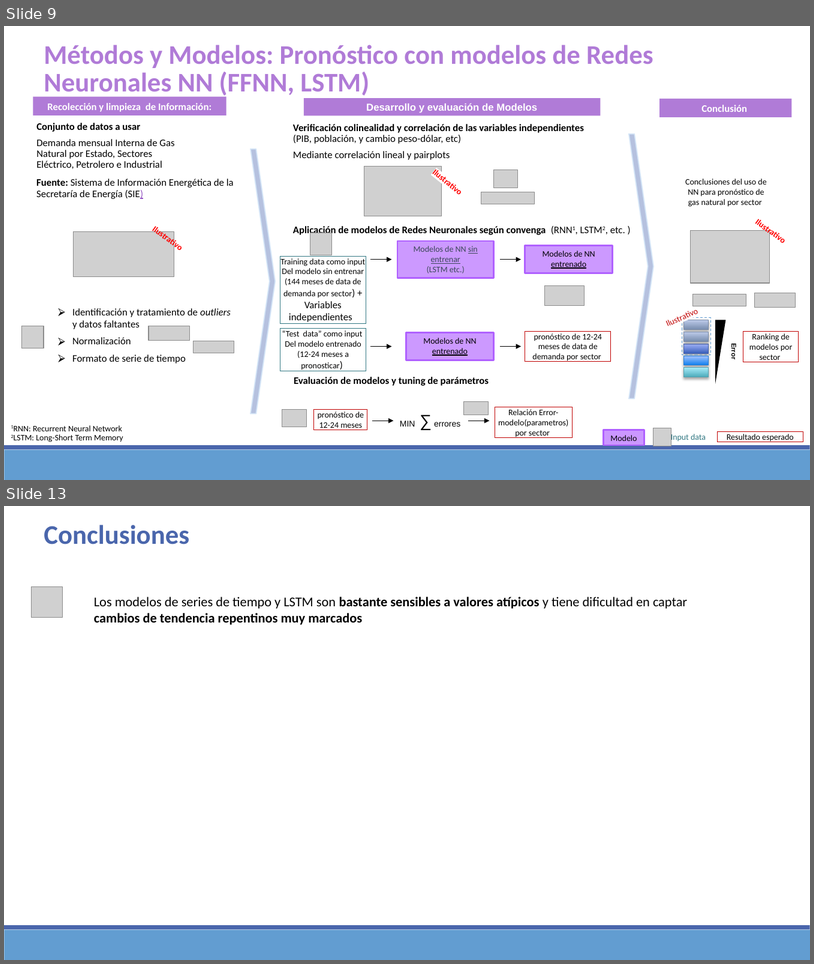
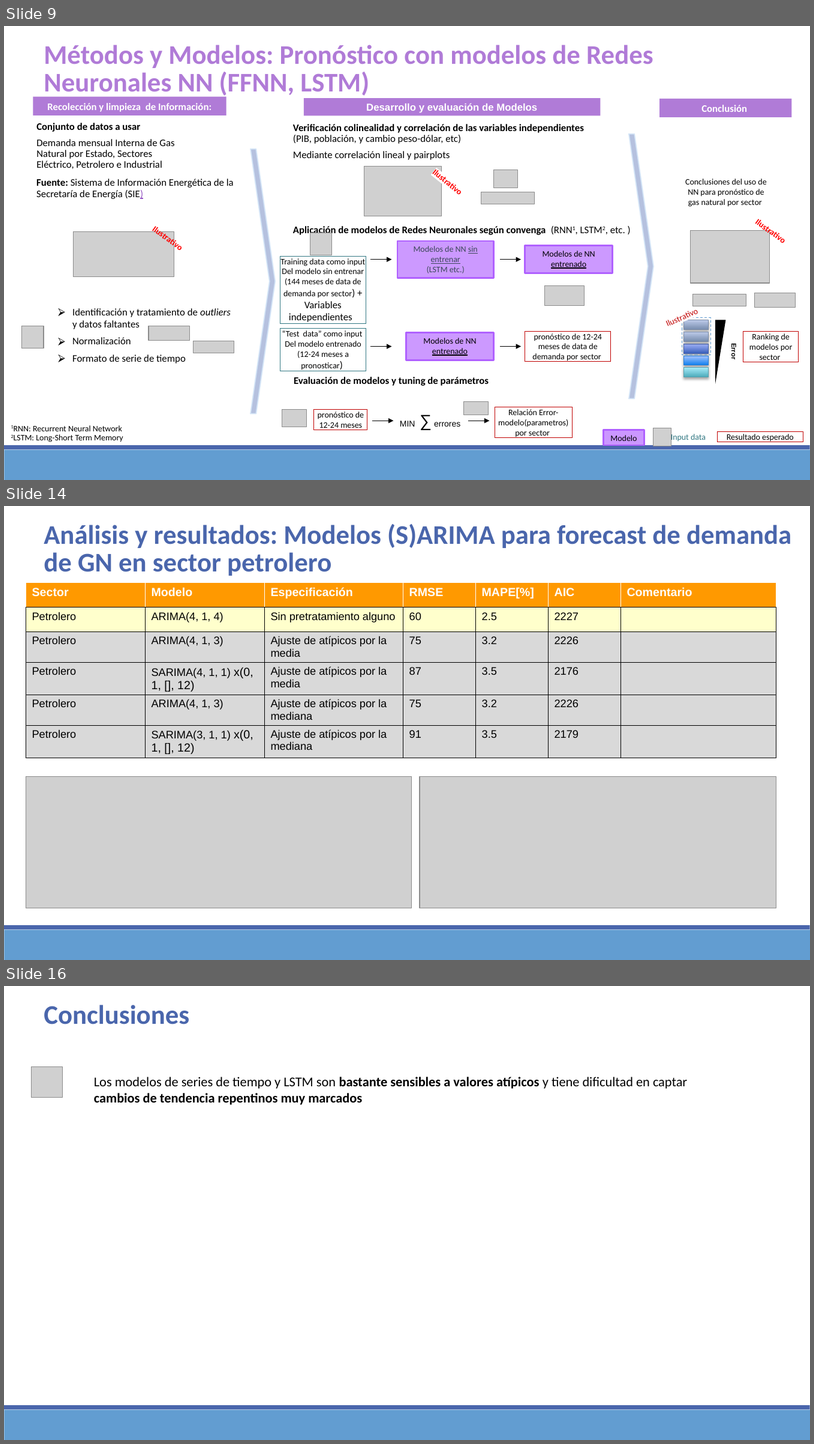
Before and after one commit to Sergio-Ibarra-1795/Diplomado_UNAM_DC_Full_gitHub, a slide deck: Diplomado_DS_Proyecto_Final/Proyecto_final_Diplomado_DS_UNAM_v2.pptx. Shown one above the other, each under a label of ours: slides 9 and 13 before the commit, slides 9, 14 and 16 after it; the slides between them are not shown. The pictures are 814x964 and 814x1444 pixels, drawn with LibreOffice and Linux fonts; fonts in the diff are those of the drawing; grey boxes stand for pictures. Boxes give left, top, right and bottom in pixels: in the first picture for what was removed or moved away, otherwise in the second. Text is boxed around its words. In the diff, an @@ line names an element or a change of style, - is before the commit and + after.

```diff
--- a/Diplomado_DS_Proyecto_Final/Proyecto_final_Diplomado_DS_UNAM_v2.pptx
+++ b/Diplomado_DS_Proyecto_Final/Proyecto_final_Diplomado_DS_UNAM_v2.pptx
@@ slide 14 added at [4, 506, 810, 960], background #FFFFFF; not listed: 2 template elements that a slide beside it also shows @@
@@ text added at [44, 524, 792, 576], 32 pt, text #4A66AC, bold @@
+  Análisis y resultados: Modelos (S)ARIMA para forecast de demanda de GN en sector petrolero
@@ table added at [26, 583, 776, 765], 6 rows, 7 columns @@
+Sector | Modelo | Especificación | RMSE | MAPE[%] | AIC | Comentario
+Petrolero | ARIMA(4, 1, 4) | Sin pretratamiento alguno | 60 | 2.5 | 2227 | 
+Petrolero | ARIMA(4, 1, 3) | Ajuste de atípicos por la media | 75 | 3.2 | 2226 | 
+Petrolero | SARIMA(4, 1, 1) x(0, 1, [], 12) | Ajuste de atípicos por la media | 87 | 3.5 | 2176 | 
+Petrolero | ARIMA(4, 1, 3) | Ajuste de atípicos por la mediana | 75 | 3.2 | 2226 | 
+Petrolero | SARIMA(3, 1, 1) x(0, 1, [], 12) | Ajuste de atípicos por la mediana | 91 | 3.5 | 2179 | 
@@ picture added at [26, 777, 412, 907] @@
@@ picture added at [420, 777, 777, 907] @@
@@ what was slide 13 is now slide 16 @@
```
Also in this commit, not shown: 3 slides changed, 3 other slides added, 1 slide removed, 3 other files.
